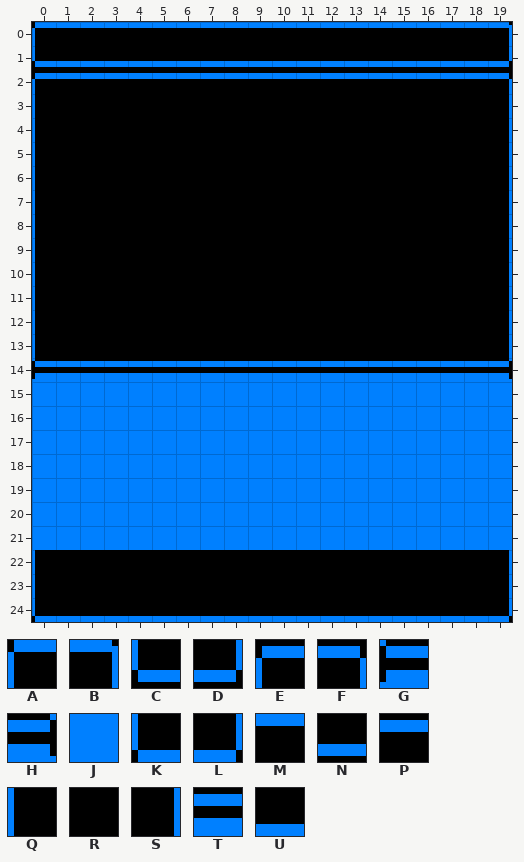
Tiled map -- assets/maps/frame.tmx. The first picture shows the starting point.
Cells are 8x8 px. Shown: x 0..19, y 0..24.
Key: from "Tileset": A 0, B 1, C 2, D 3, E 4, F 5, G 6, H 7, J 8, K 9, L 10, M 11, N 12, P 13, Q 14, R 15, S 16, T 17, U 18.
_ is an empty cell.
Layer "Capa de patrones 1" before, first column x 0:
 0 AMMMMMMMMMMMMMMMMMMB
 1 CNNNNNNNNNNNNNNNNNND
 2 EPPPPPPPPPPPPPPPPPPF
 3 QRRRRRRRRRRRRRRRRRRS
 4 QRRRRRRRRRRRRRRRRRRS
 5 QRRRRRRRRRRRRRRRRRRS
 6 QRRRRRRRRRRRRRRRRRRS
 7 QRRRRRRRRRRRRRRRRRRS
 8 QRRRRRRRRRRRRRRRRRRS
 9 QRRRRRRRRRRRRRRRRRRS
10 QRRRRRRRRRRRRRRRRRRS
11 QRRRRRRRRRRRRRRRRRRS
12 QRRRRRRRRRRRRRRRRRRS
13 QRRRRRRRRRRRRRRRRRRS
14 GTTTTTTTTTTTTTTTTTTH
15 JJJJJJJJJJJJJJJJJJJJ
16 JJJJJJJJJJJJJJJJJJJJ
17 JJJJJJJJJJJJJJJJJJJJ
18 JJJJJJJJJJJJJJJJJJJJ
19 JJJJJJJJJJJJJJJJJJJJ
20 JJJJJJJJJJJJJJJJJJJJ
21 JJJJJJJJJJJJJJJJJJJJ
22 QRRRRRRRRRRRRRRRRRRS
23 QRRRRRRRRRRRRRRRRRRS
24 KUUUUUUUUUUUUUUUUUUL
New version:
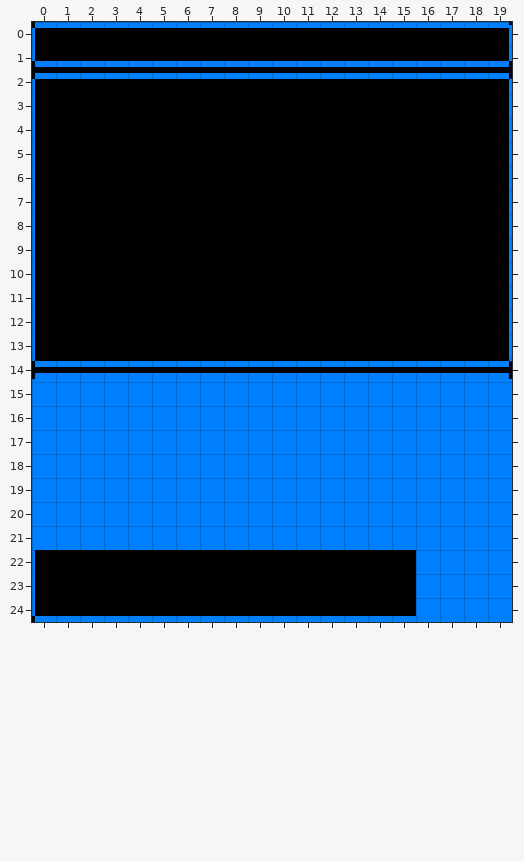
Diff:
Changed rows in their new state; . is an unchanged cell.
Layer "Capa de patrones 1":
first column x 16:
22 JJJJ
23 JJJJ
24 JJJJ
Changed places in both pictures, as pixel boxes (x1, y1, x2, y2):
changed: (416, 550, 512, 622)
